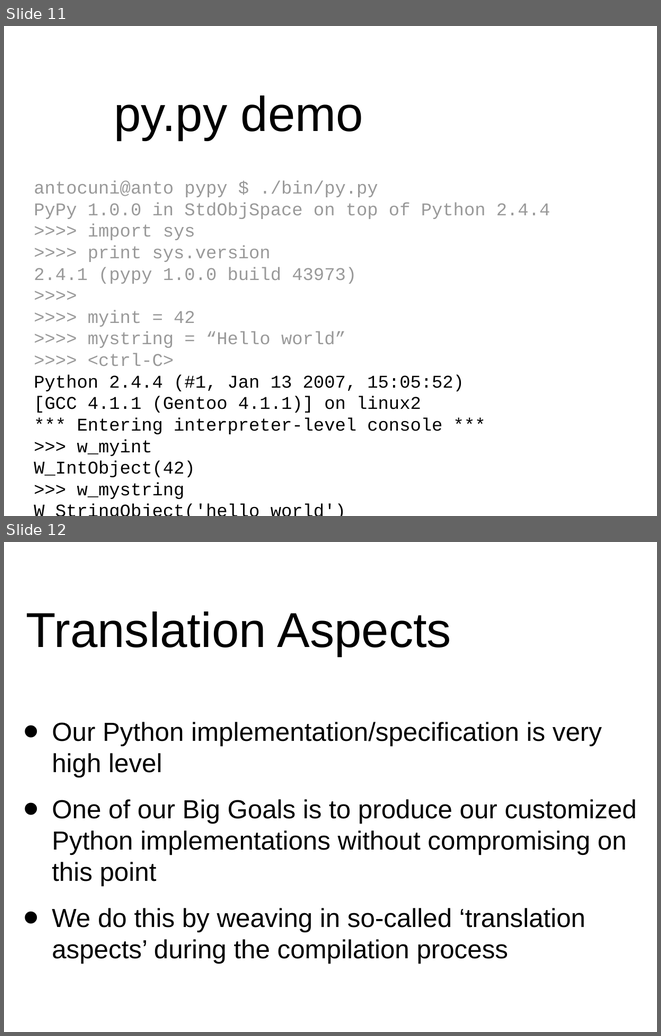
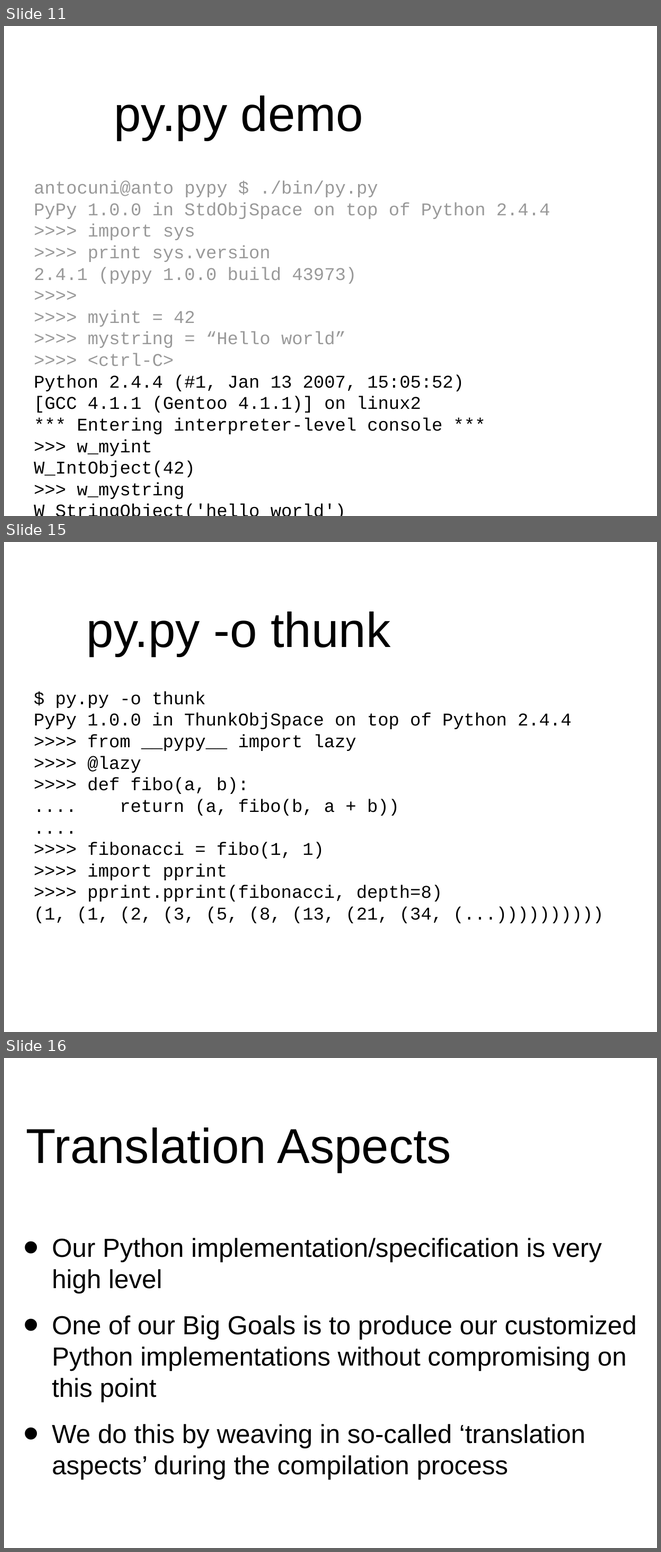
Before and after one commit to wdv4758h/pypy-extradoc, a slide deck: talk/pycon-uno2007/pycon07.odp. Shown one above the other, each under a label of ours: slides 11 and 12 before the commit, slides 11, 15 and 16 after it; the slides between them are not shown. The pictures are 661x1036 and 661x1552 pixels, drawn with LibreOffice and Linux fonts; fonts in the diff are those of the drawing; background and template pictures are left out. Boxes give left, top, right and bottom in pixels: in the first picture for what was removed or moved away, otherwise in the second. Text is boxed around its words. In the diff, an @@ line names an element or a change of style, - is before the commit and + after.

```diff
--- a/talk/pycon-uno2007/pycon07.odp
+++ b/talk/pycon-uno2007/pycon07.odp
@@ slide 15 added at bbox=[4, 542, 657, 1032], background #FFFFFF @@
@@ title added at bbox=[87, 611, 390, 656], 60 pt, text #000000 @@
+py.py -o thunk
@@ text added at bbox=[34, 691, 571, 923], 22 pt, text #000000 @@
+$ py.py -o thunk
+PyPy 1.0.0 in ThunkObjSpace on top of Python 2.4.4
+>>>> from __pypy__ import lazy
+>>>> @lazy
+>>>> def fibo(a, b):
+.... return (a, fibo(b, a + b))
+....
+>>>> fibonacci = fibo(1, 1)
+>>>> import pprint
+>>>> pprint.pprint(fibonacci, depth=8)
+(1, (1, (2, (3, (5, (8, (13, (21, (34, (...))))))))))
@@ what was slide 12 is now slide 16 @@
```
Also in this commit, not shown: 2 slides changed, 5 other slides added, 1 other file.
